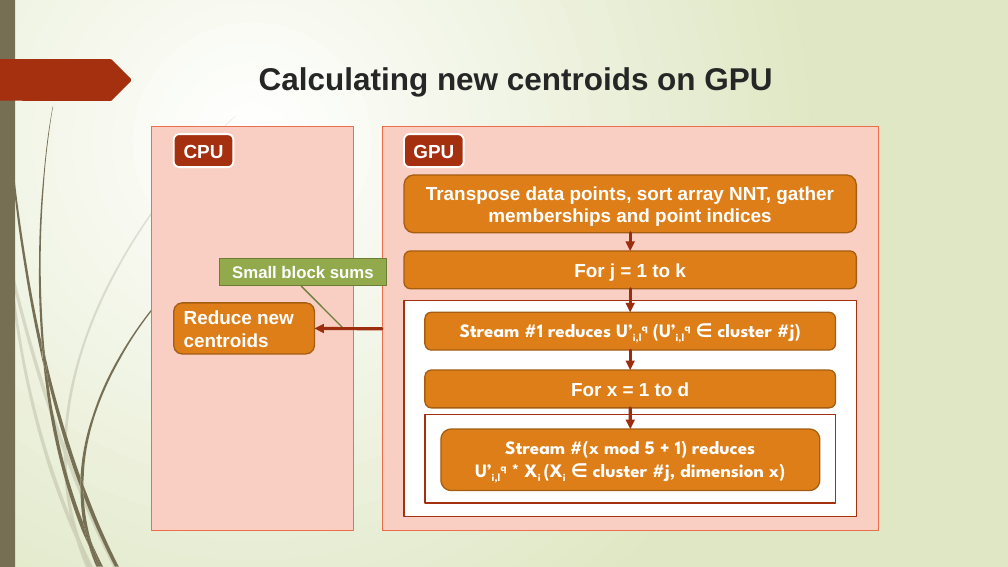
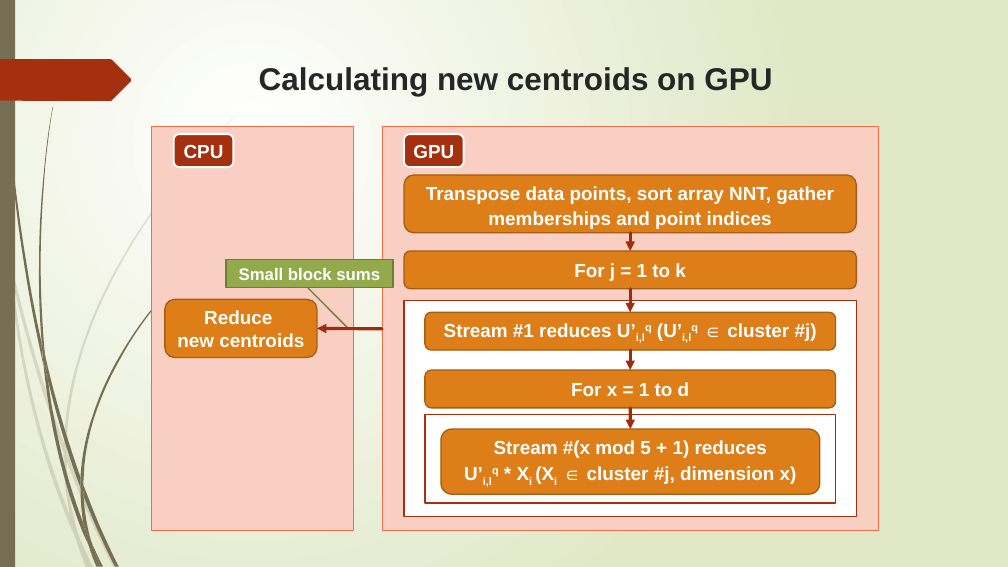
Before and after one commit to trungvdhp/master-ntou, a slide deck: slide 25 of ImageProcessing/Speeding up GFKM.pptx. Drawn at 1008x567 pixels with LibreOffice and Linux fonts; fonts in the diff are those of the drawing. Boxes give left, top, right and bottom in pixels: in the first picture for what was removed or moved away, otherwise in the second. Text is boxed around its words. In the diff, an @@ line names an element or a change of style, - is before the commit and + after.

```diff
--- a/ImageProcessing/Speeding up GFKM.pptx
+++ b/ImageProcessing/Speeding up GFKM.pptx
@@ rounded rectangle "Transpose data points, sort array ..." at bbox=[404, 175, 856, 232]: line spacing 1 to 1.14; more space between paragraphs @@
@@ border callout "Small block sums": place and size @@
-border callout "Small block sums" at bbox=[219, 259, 386, 286]
+border callout "Small block sums" at bbox=[226, 260, 393, 287]
@@ rounded rectangle "Reduce": place and size @@
-rounded rectangle "Reduce" at bbox=[174, 303, 315, 355]
+rounded rectangle "Reduce" at bbox=[165, 299, 317, 358]
@@ text in rounded rectangle at bbox=[177, 310, 304, 347]: text changed @@
-Reduce new centroids
+Reduce
+new centroids
@@ rounded rectangle "Stream #1 reduces U’i,lq (U’i,lq ..." at bbox=[425, 312, 836, 350]: font League Spartan to Arial @@
@@ rounded rectangle "Stream #(x mod 5 + ...": place and size @@
-rounded rectangle "Stream #(x mod 5 + ..." at bbox=[441, 430, 820, 491]
+rounded rectangle "Stream #(x mod 5 + ..." at bbox=[441, 430, 820, 495]
@@ rounded rectangle "Stream #(x mod 5 + ..." at bbox=[441, 430, 820, 495]: font League Spartan to Arial; more space between paragraphs @@
```
Also in this commit, not shown: 29 other slides changed.
